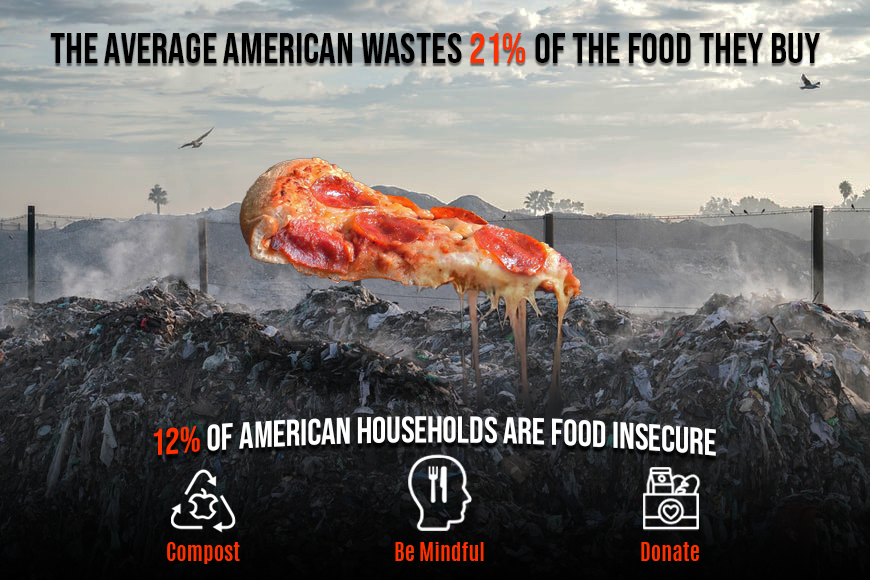
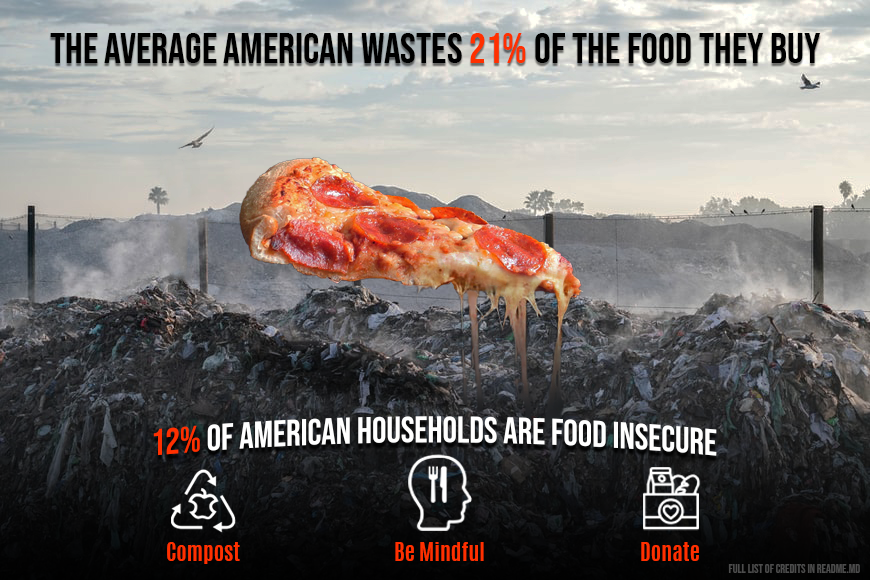
Two versions of the same layered image (870×580). Layer-by-layer changes:
painted on "12% of American households are food insecure" over [153, 416, 717, 456]
painted on "the average american wastes 21% of the food they buy" over [50, 33, 821, 63]
added layer "Full list of credits in README.md" in group "text" over [728, 564, 860, 573]
added group "pizza shadow" with 2 layers above "gray gradient" over [0, 0, 870, 573]
moved "Color Fill 1" into group "pizza shadow" over [0, 0, 870, 573]
moved "slice copy" into group "pizza shadow" over [210, 416, 599, 455]
painted on "Background" over [75, 27, 232, 216]
